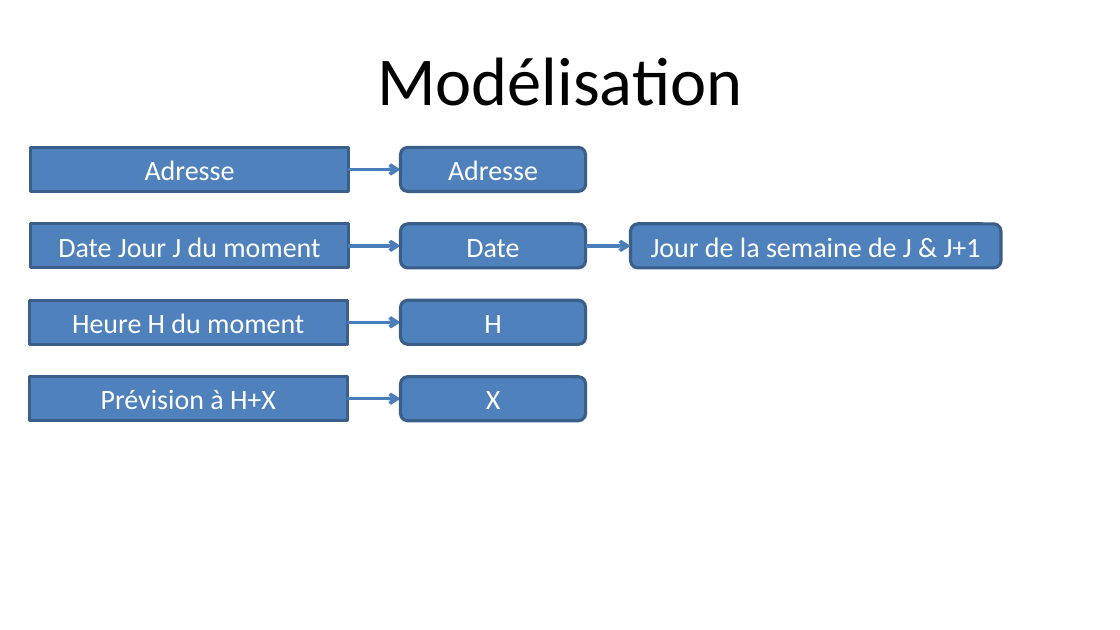
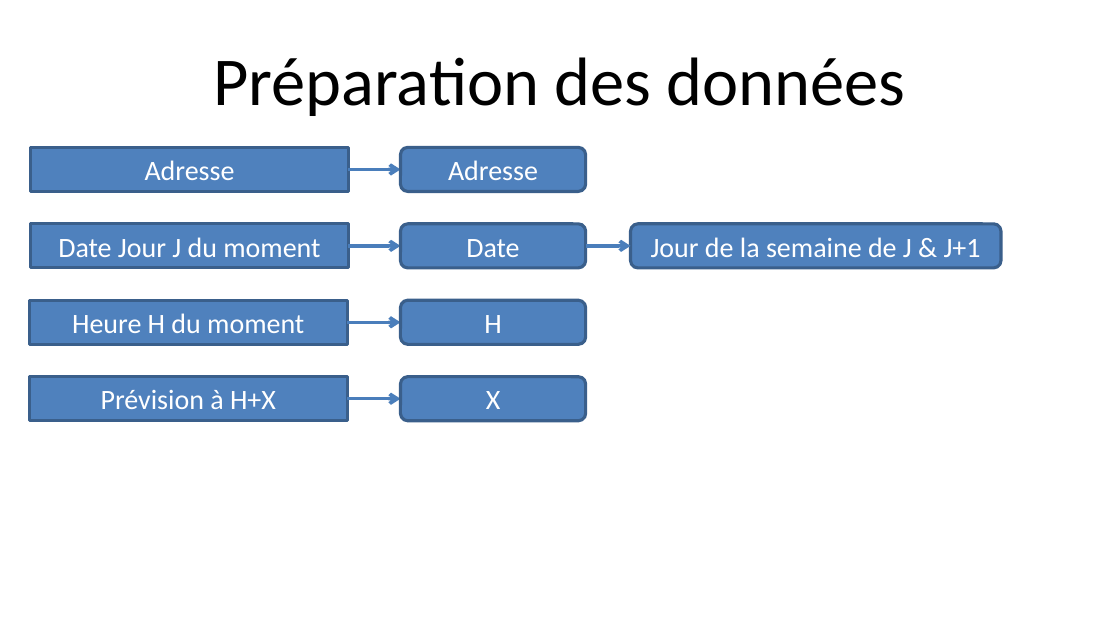
Before and after one commit to DianeBeldame/AppVelib, a slide deck: slide 3 of Presentation v0.1.pptx. Drawn at 1120x630 pixels with LibreOffice and Linux fonts; fonts in the diff are those of the drawing. Boxes give left, top, right and bottom in pixels: in the first picture for what was removed or moved away, otherwise in the second. Text is boxed around its words. In the diff, an @@ line names an element or a change of style, - is before the commit and + after.

```diff
--- a/Presentation v0.1.pptx
+++ b/Presentation v0.1.pptx
@@ title at [213, 57, 906, 116]: text changed @@
-Modélisation
+Préparation des données
```
Also in this commit, not shown: 5 other slides changed, 10 slides added, 3 other files.
